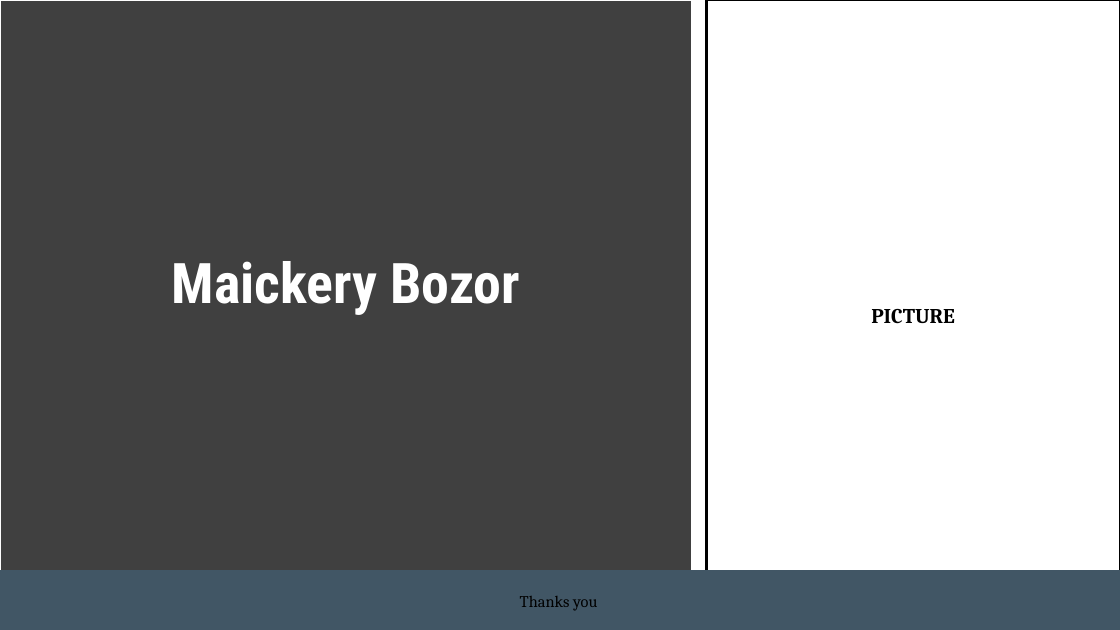
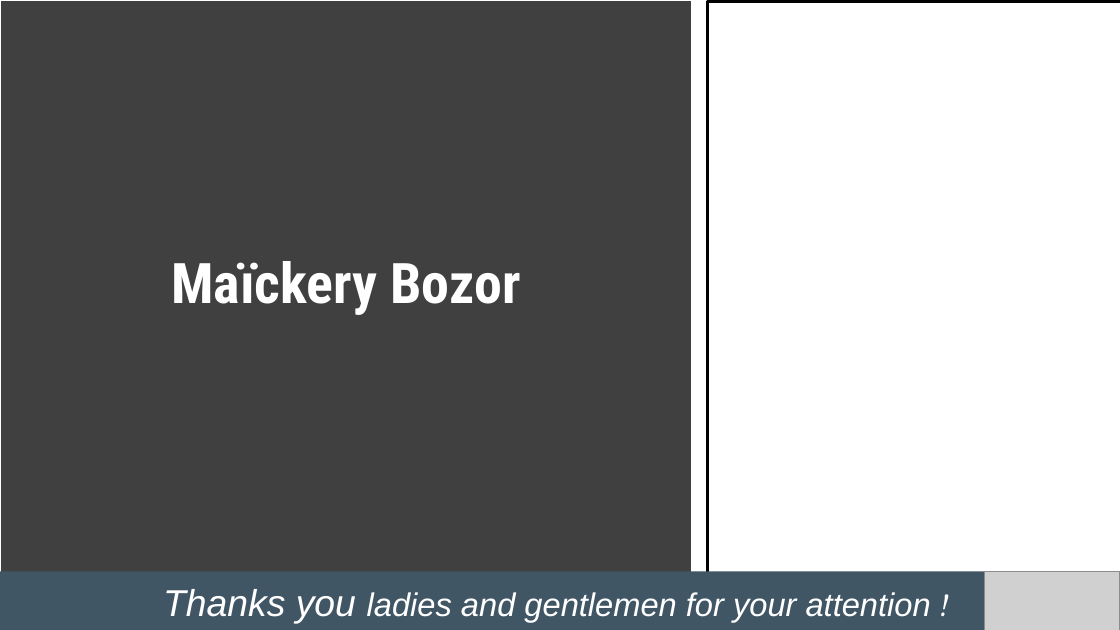
Before and after one commit to Maickery/Child_of_change, a slide deck: slide 24 of Result/Presentation.pptx (slide 19 before the commit). Drawn at 1120x630 pixels with LibreOffice and Linux fonts; fonts in the diff are those of the drawing; grey boxes stand for pictures. Boxes give left, top, right and bottom in pixels: in the first picture for what was removed or moved away, otherwise in the second. Text is boxed around its words. In the diff, an @@ line names an element or a change of style, - is before the commit and + after.

```diff
--- a/Result/Presentation.pptx
+++ b/Result/Presentation.pptx
@@ text in rectangle at bbox=[171, 261, 520, 315]: text changed @@
-Maickery Bozor
+Maïckery Bozor
@@ text in rectangle at bbox=[871, 309, 955, 324]: text removed @@
-PICTURE
@@ text in rectangle at bbox=[163, 589, 931, 624]: text changed; size 14 to 28 pt; font Cambria to Arial; text colour #000000 to #FFFFFF; italic on @@
-Thanks you
+Thanks you ladies and gentlemen for your attention !
@@ picture added at bbox=[985, 571, 1120, 630] @@
```
Also in this commit, not shown: 11 other slides changed, 8 slides added, 3 slides removed, 2 other files.
